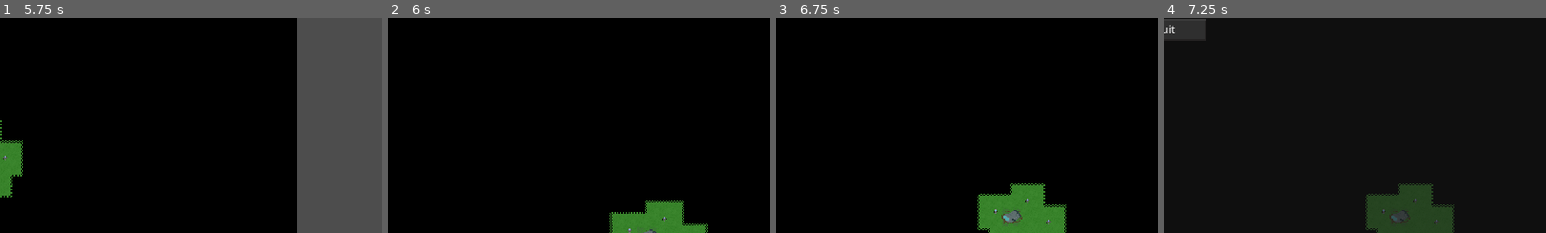
Above: before the commit, frames 1-4 (left to right).
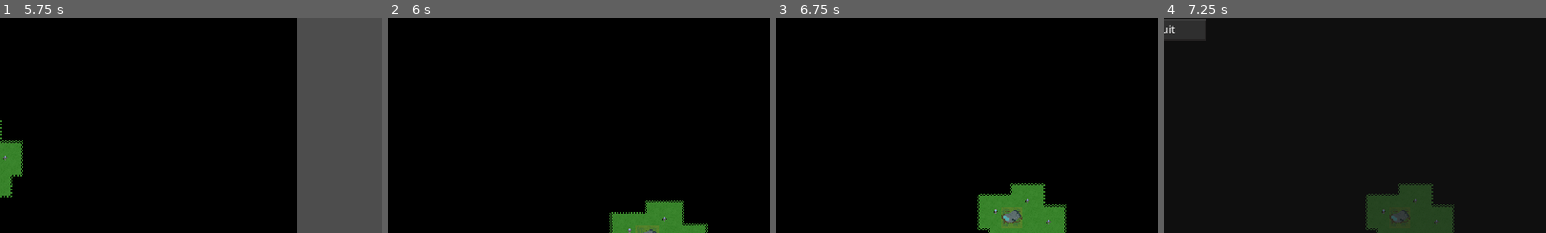
Above: after the commit, the same moments.

Repository: wssuomi/pirate-jam-14
Game: Godot game, scene res://scenes/main_menu.tscn
The game is run twice, just before and just after one commit, with the same random seed, the same clock (stepped at 60 frames per second) and the same inputs.
Inputs (mouse positions are % of the whole screen's width and height, from its top left):
- Up to frame 1 (5.75 s): click "Play" at 0.5 s; click (2, 3) at 1.25 s; click "Main Menu" at 2 s; click "Play" at 2.75 s; tap Enter at 3.5, 5 s; move the mouse to (45, 70) at 3.52 s; hold Right mouse button (erase_tile) 3.53-4.28 s; click (45, 70) at 3.67 s; tap Space at 4.25 s; move the mouse to (80, 65) at 4.27 s; click (80, 65) at 4.35 s; move the mouse to (20, 35) at 5.02 s; hold Middle mouse button (move_camera) from 5.03 s (still down); click (20, 35) at 5.17 s
- Up to frame 2 (6 s): tap Space at 5.75 s; move the mouse to (55, 50) at 5.77 s; release Middle mouse button (move_camera) at 5.78 s; tap Mouse wheel up (zoom_in) at 5.85 s; click (55, 50) at 5.92 s
- Up to frame 3 (6.75 s): tap Enter at 6.5 s; move the mouse to (35, 25) at 6.52 s; tap Mouse wheel down (zoom_out) at 6.6 s; click (35, 25) at 6.67 s
- Up to frame 4 (7.25 s): tap Escape (pause) at 7.15 s
The pictures show only the part of the screen within x 50-100%, y 50-100%; the shares and areas given below are measured in that part.

Frame 1 is identical in both runs. In frame 2, 0.1% of the frame differs, in the area x 64-71%, y 96-100%; in frame 3, 0.2%, in the area x 59-65%, y 88-98%; in frame 4, less than 0.1%.

Commit message:
added guard command for units

Diff:
--- a/scenes/game.tscn
+++ b/scenes/game.tscn
@@ -231,6 +231,14 @@
 theme_override_styles/normal = SubResource("StyleBoxTexture_htcwj")
 text = "Attack"
 
+[node name="Guard" type="Button" parent="CanvasLayer/SideBarUnitAction/Actions/VBoxContainer"]
+texture_filter = 1
+custom_minimum_size = Vector2(0, 32)
+layout_mode = 2
+mouse_filter = 1
+theme_override_styles/normal = SubResource("StyleBoxTexture_htcwj")
+text = "Guard"
+
 [node name="TopBar" type="Control" parent="CanvasLayer"]
 custom_minimum_size = Vector2(10, 0)
 layout_mode = 3
@@ -443,6 +451,7 @@
 [connection signal="mouse_exited" from="CanvasLayer/SideBarUnitAction" to="." method="_on_mouse_exited_ui"]
 [connection signal="pressed" from="CanvasLayer/SideBarUnitAction/Actions/VBoxContainer/Move" to="." method="_on_move_pressed"]
 [connection signal="pressed" from="CanvasLayer/SideBarUnitAction/Actions/VBoxContainer/Attack" to="." method="_on_attack_pressed"]
+[connection signal="pressed" from="CanvasLayer/SideBarUnitAction/Actions/VBoxContainer/Guard" to="." method="_on_guard_pressed"]
 [connection signal="mouse_entered" from="CanvasLayer/TopBar" to="." method="_on_mouse_entered_ui"]
 [connection signal="mouse_exited" from="CanvasLayer/TopBar" to="." method="_on_mouse_exited_ui"]
 [connection signal="pressed" from="CanvasLayer/TopBar/Menu" to="." method="_on_menu_pressed"]
--- a/scripts/Game.gd
+++ b/scripts/Game.gd
@@ -138,6 +138,8 @@
 	return loaded_tiles
 
 func _ready():
+	paused = false
+	Engine.time_scale = 1
 	fill_fog()
 	var pos = Vector2i(int(GRID_WIDTH / 2.),int(GRID_HEIGHT / 2.))
 	preview_atlas.atlas = tiles_texture
@@ -581,3 +583,10 @@
 		Modes.MoveUnit:
 			change_mode_to(Modes.UnitSelected)
 			attack.text = "Attack"
+
+func _on_guard_pressed():
+	match mode:
+		Modes.UnitSelected:
+			selected_unit.attack_target = Vector2i(-1,-1)
+			if selected_unit.move_queue != []:
+				selected_unit.move_queue = [selected_unit.move_queue[0]]
--- a/scripts/infantry.gd
+++ b/scripts/infantry.gd
@@ -11,7 +11,7 @@
 
 enum Directions {Up, Down, Left, Right}
 
-var move_queue: Array[Vector2i] = []
+var move_queue: Array = []
 var state: States = States.Guard
 var look_dir: Directions = Directions.Down
 var attack_target: Vector2i = Vector2i(-1,-1)
